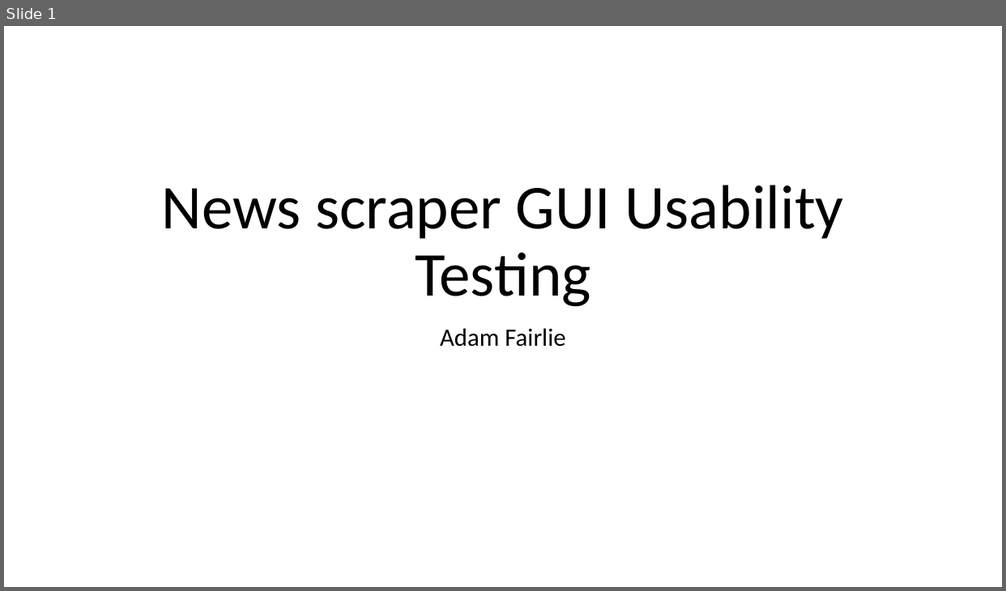
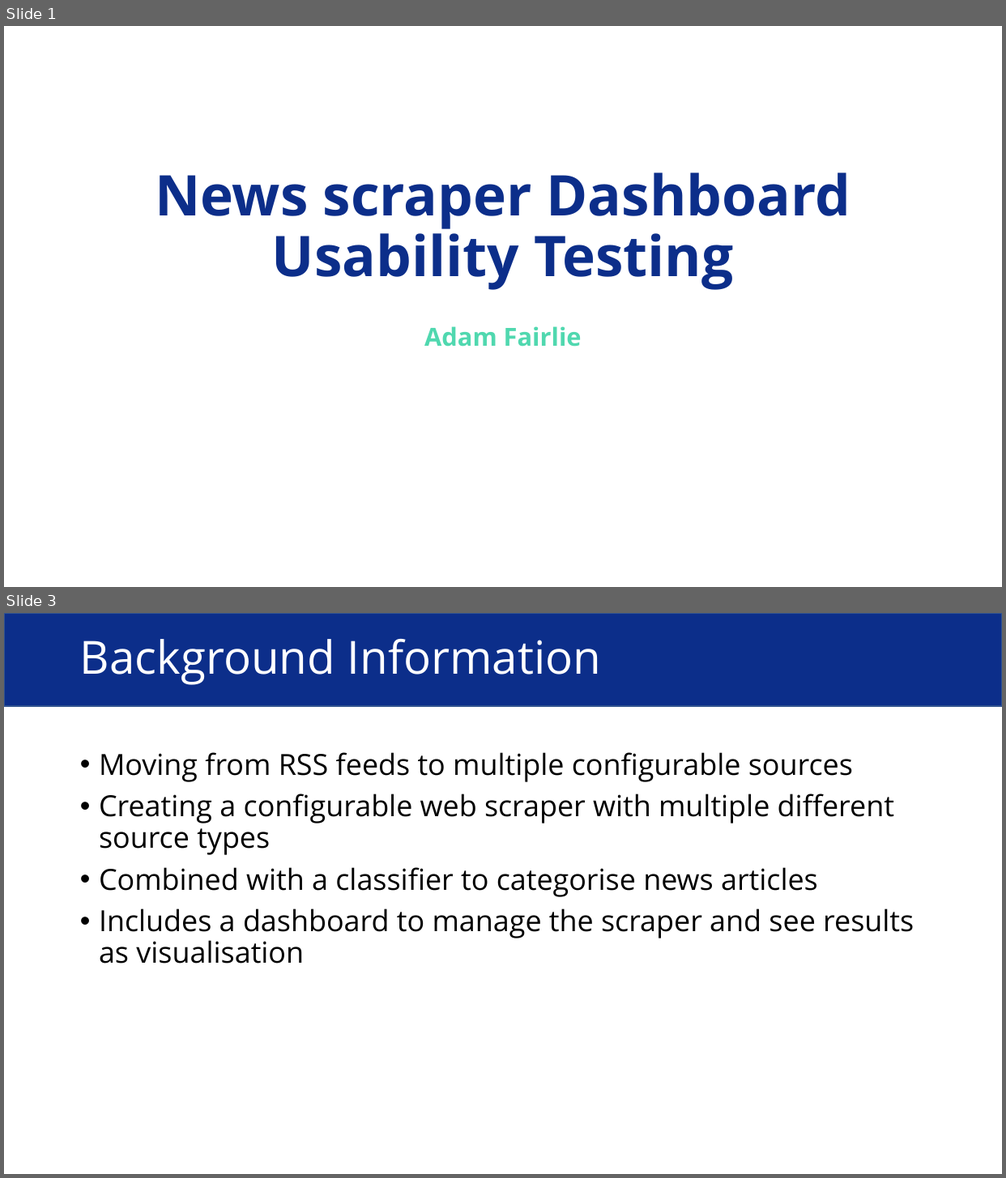
Before and after one commit to Adamanatite/nlp-global-news-monitor, a slide deck: research/Usability Testing Presentation.pptx. Shown one above the other, each under a label of ours: slide 1 before the commit, slides 1 and 3 after it; the slides between them are not shown. The pictures are 1006x591 and 1006x1178 pixels, drawn with LibreOffice and Linux fonts; fonts in the diff are those of the drawing. Boxes give left, top, right and bottom in pixels: in the first picture for what was removed or moved away, otherwise in the second. Text is boxed around its words. In the diff, an @@ line names an element or a change of style, - is before the commit and + after.

```diff
--- a/research/Usability Testing Presentation.pptx
+++ b/research/Usability Testing Presentation.pptx
@@ slide 3 added at [4, 613, 1002, 1174], background #FFFFFF @@
@@ rectangle added at [4, 613, 1002, 707], fill #0C2E8A, outline #325491 1 pt @@
@@ title added at [80, 639, 601, 685], 44 pt, text #FFFFFF @@
+Background Information
@@ text added at [99, 752, 914, 964], 28 pt, text #000000 @@
+• Moving from RSS feeds to multiple configurable sources
+• Creating a configurable web scraper with multiple different source types
+• Combined with a classifier to categorise news articles
+• Includes a dashboard to manage the scraper and see results as visualisation
@@ slide 1 changed as well @@
@@ title at [155, 173, 851, 290]: text changed; size 60 to 54 pt; font Calibri to Open Sans; text colour #000000 to #0C2E8A; bold on @@
-News scraper GUI Usability Testing
+News scraper Dashboard Usability Testing
@@ subtitle "Adam Fairlie" at [424, 327, 582, 347]: font Calibri to Open Sans, text colour #000000 to #50D8AF, bold on @@
```
Also in this commit, not shown: 2 other slides changed, 1 other slide added, 2 slides removed, 3 other files.
